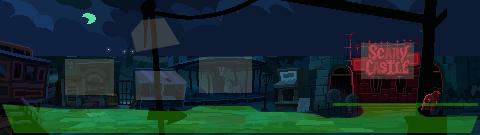
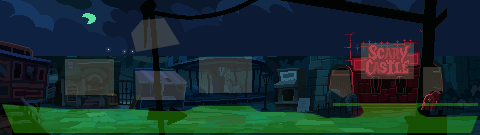
Revision of a layered 480 x 135 image; what changed, layer by layer:
added layer "LeftTunnel" (30%) in group "Hotspots" over left=329, top=70, right=352, bottom=98
added layer "RightTunnel" (30%) in group "Hotspots" over left=423, top=67, right=443, bottom=98
